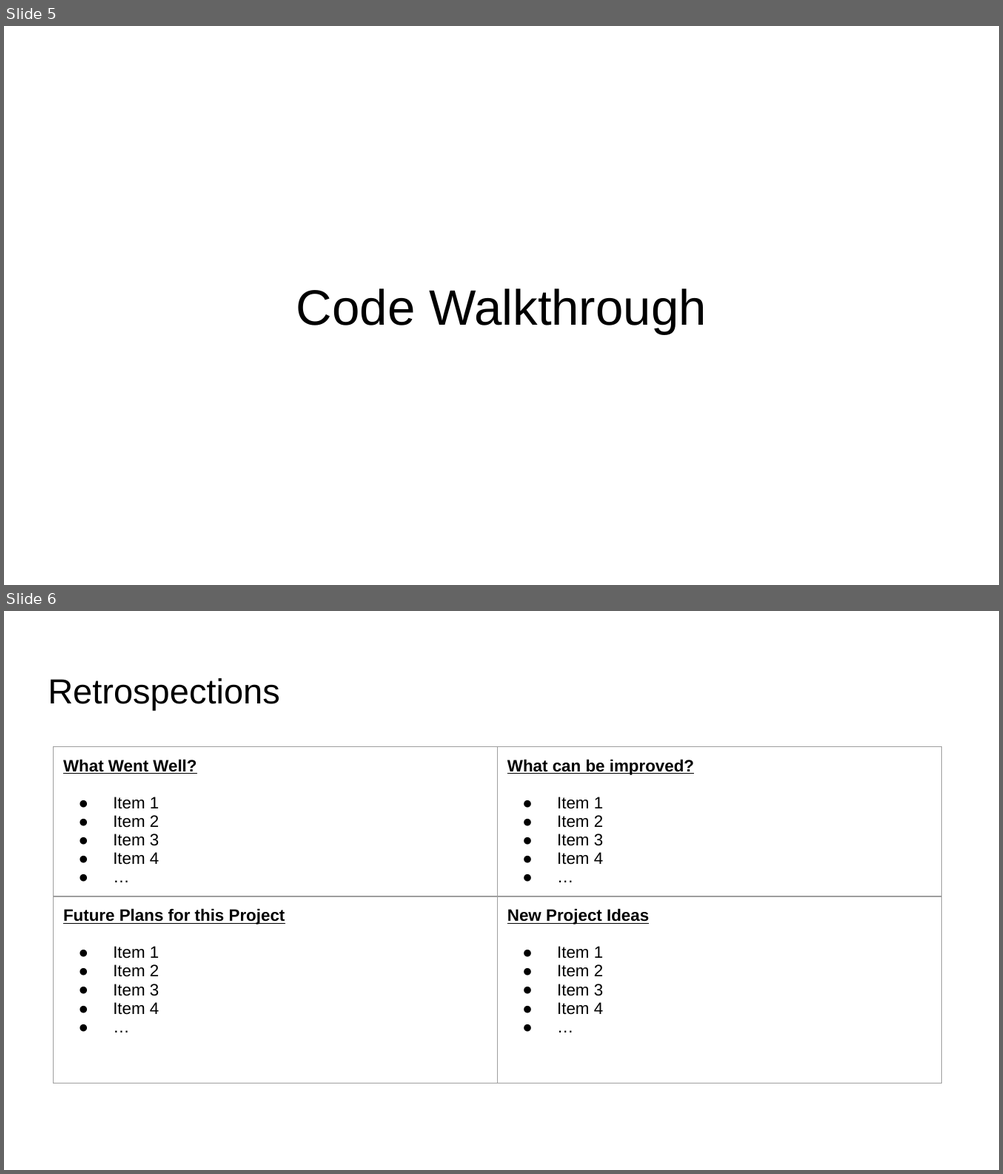
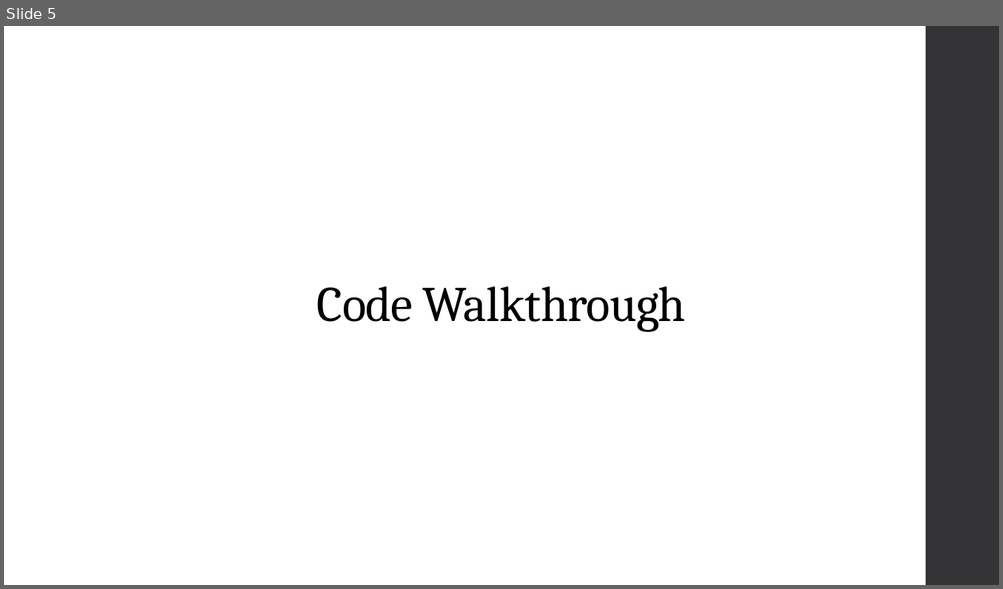
Before and after one commit to dbout01/cse310, a slide deck: course-conclusion/team_demo.pptx. Shown one above the other, each under a label of ours: slides 5 and 6 before the commit, slide 5 after it. The pictures are 1003x1174 and 1003x589 pixels, drawn with LibreOffice and Linux fonts; fonts in the diff are those of the drawing. Boxes give left, top, right and bottom in pixels: in the first picture for what was removed or moved away, otherwise in the second. Text is boxed around its words. In the diff, an @@ line names an element or a change of style, - is before the commit and + after.

```diff
--- a/course-conclusion/team_demo.pptx
+++ b/course-conclusion/team_demo.pptx
@@ slide 6 removed at [4,611,999,1170], background #FFFFFF @@
@@ title removed at [48,678,280,710] @@
-Retrospections
@@ table removed at [54,747,941,1105], 2 rows, 2 columns @@
-What Went Well? / Item 1 / Item 2 / Item 3 / Item 4 / … | What can be improved? / Item 1 / Item 2 / Item 3 / Item 4 / …
-Future Plans for this Project / Item 1 / Item 2 / Item 3 / Item 4 / … | New Project Ideas / Item 1 / Item 2 / Item 3 / Item 4 / …
@@ slide 5 changed as well @@
@@ rectangle added at [925,26,999,585], fill #353537 @@
@@ title "Code Walkthrough" at [317,286,686,332]: font Arial to Cambria, letter spacing 0 to -0.4 pt; line spacing 1 to 0.9 @@
```
Also in this commit, not shown: 4 other slides changed, 1 slide added, 2 other files.
